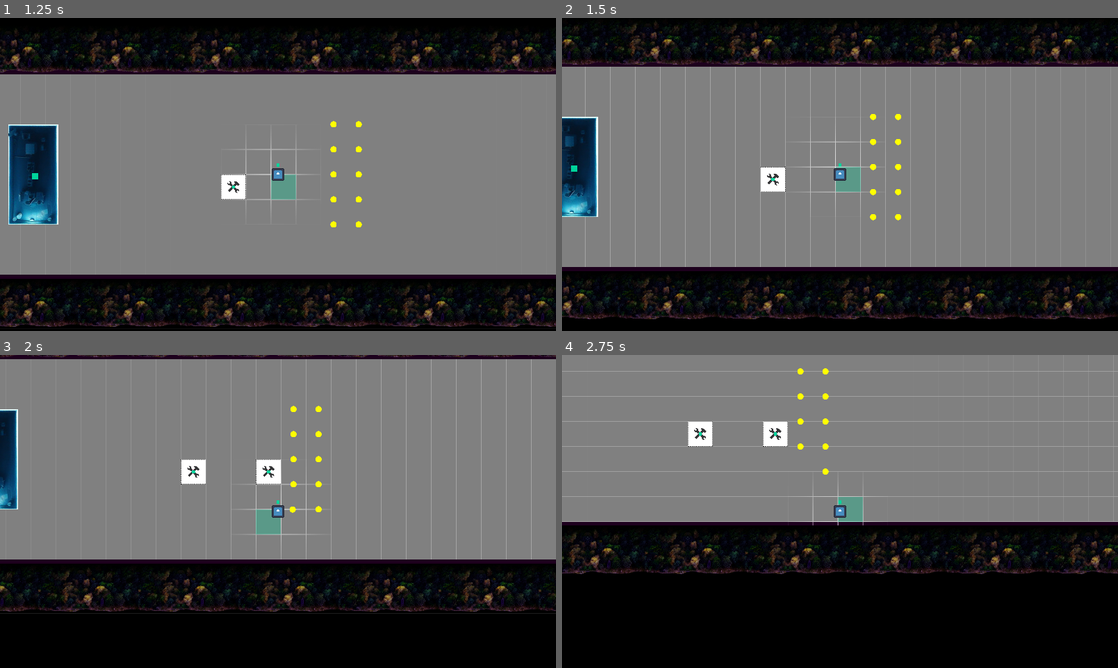
Above: before the commit, frames 1-4 (two rows, left to right).
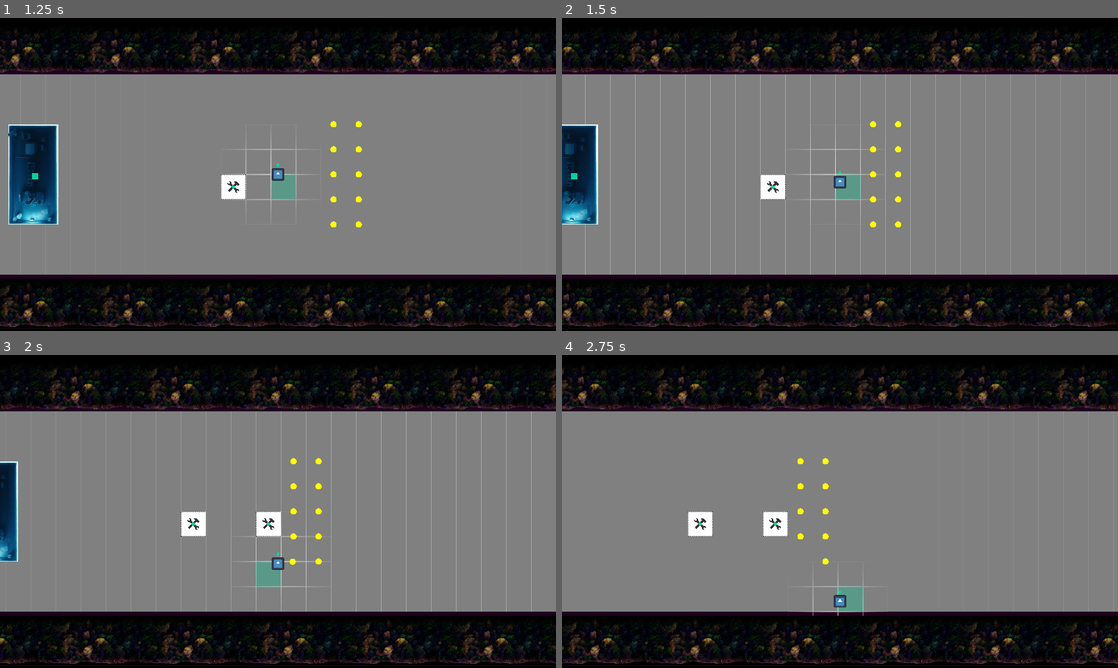
Above: after the commit, the same moments.

Repository: Slushie-Defense/Slushie
Game: Godot game, scene res://Levels/Level1.tscn
Two runs of this game, one before a commit and one after it. Both use one fixed random seed, a clock stepped at 60 frames per second and the inputs below. The engine's default icon, where the game draws it, is replaced by a stand-in: a white triangle on a blue panel in a dark square. Sound files missing from this copy of the repository are replaced by a short silence.
Inputs:
- Up to frame 1 (1.25 s): tap Enter (ui_accept) at 0.5, 0.77 s; hold Right (ui_right) from 0.53 s (still down)
- Up to frame 2 (1.5 s): release Right (ui_right) at 1.28 s; hold Down (ui_down) from 1.28 s (still down)
- Up to frame 3 (2 s): keep holding Down (ui_down); tap Enter (ui_accept) at 1.52 s
- Up to frame 4 (2.75 s): release Down (ui_down) at 2.03 s; hold Right (ui_right) from 2.03 s (still down)

Frame 1 is identical in both runs. In frame 2, 17% of the frame differs, in the area x 0-100%, y 0-99%; in frame 3, 43%; in frame 4, 55%.

Commit message:
resolved issues

Diff:
--- a/Entities/Camera/Camera.gd
+++ b/Entities/Camera/Camera.gd
@@ -12,4 +12,6 @@
 	pass_player.signal_share_player_position.connect(_update_position)
 
 func _update_position(set_position):
-	offset = set_position
+	offset.x = set_position.x
+	if (offset.y <= 0):
+		offset.y = set_position.y
Not shown, changed: .github/workflows/main.yml
